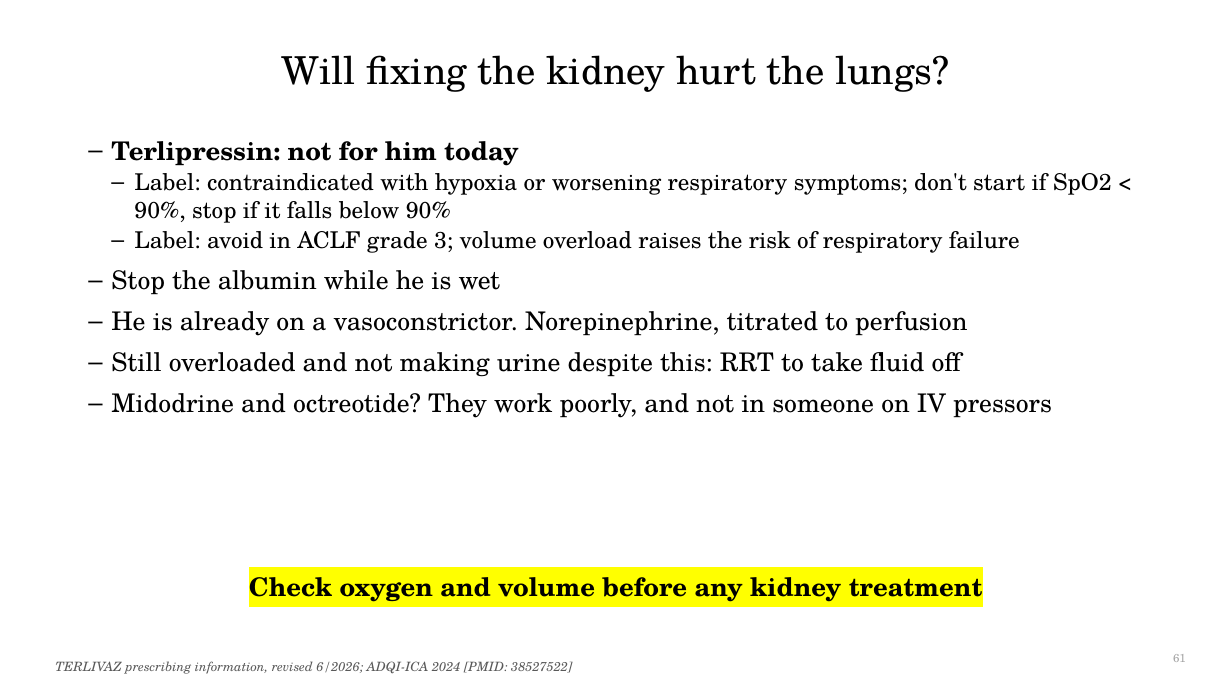
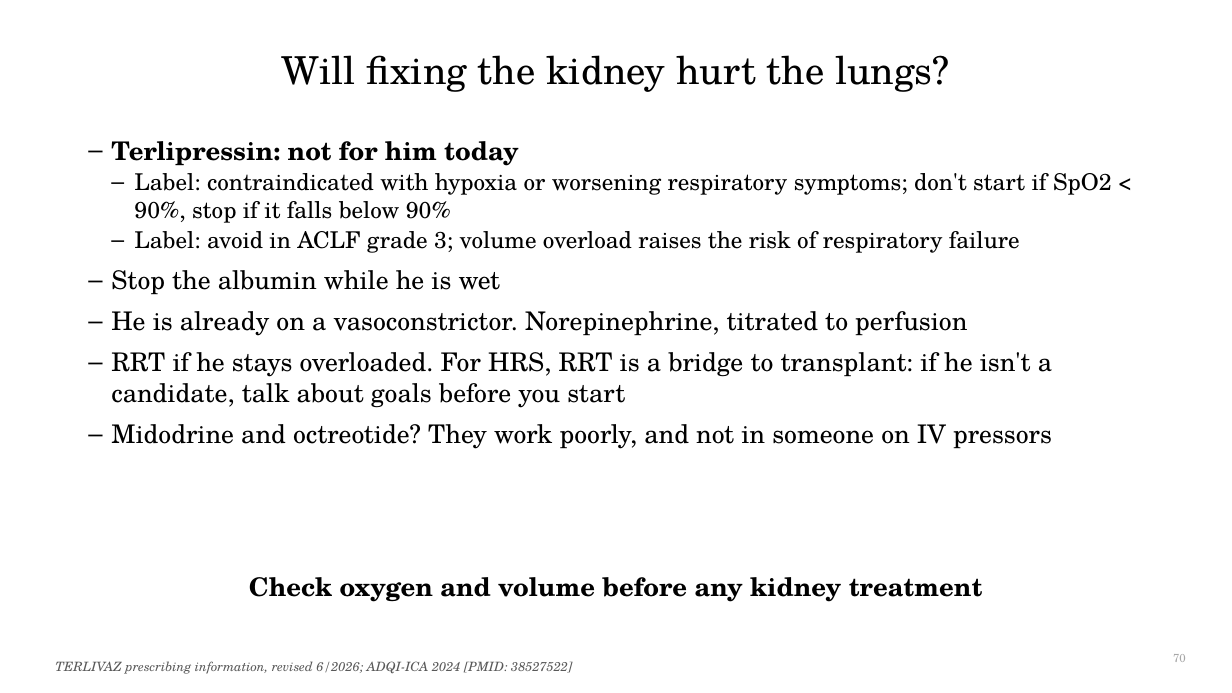
Before and after one commit to qaddodi/mohammad-almeqdadi-lectures, a slide deck: slide 70 of lectures/acute-liver-failure-aclf-in-icu/ALF and ACLF in the ICU.pptx (slide 61 before the commit). Drawn at 1232x693 pixels with LibreOffice and Linux fonts; fonts in the diff are those of the drawing. Boxes give left, top, right and bottom in pixels: in the first picture for what was removed or moved away, otherwise in the second. Text is boxed around its words. In the diff, an @@ line names an element or a change of style, - is before the commit and + after.

```diff
--- a/lectures/acute-liver-failure-aclf-in-icu/ALF and ACLF in the ICU.pptx
+++ b/lectures/acute-liver-failure-aclf-in-icu/ALF and ACLF in the ICU.pptx
@@ text at (111, 352, 1052, 408): text changed @@
-– Still overloaded and not making urine despite this: RRT to take fluid off
+– RRT if he stays overloaded. For HRS, RRT is a bridge to transplant: if he isn't a candidate, talk about goals before you start
@@ text "Check oxygen and volume before ..." at (249, 577, 983, 602): highlight #FFFF00 to none @@
@@ page number at (1173, 654, 1186, 662): text changed @@
-61
+70
```
Also in this commit, not shown: 35 other slides changed, 12 slides added, 1 slide removed, 4 other files.
